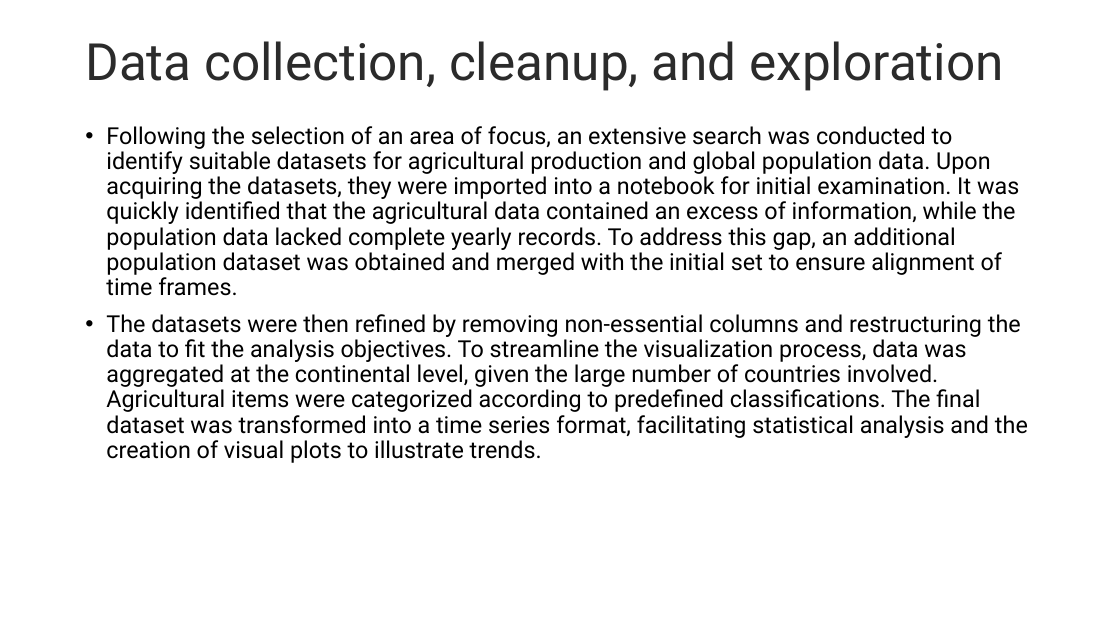
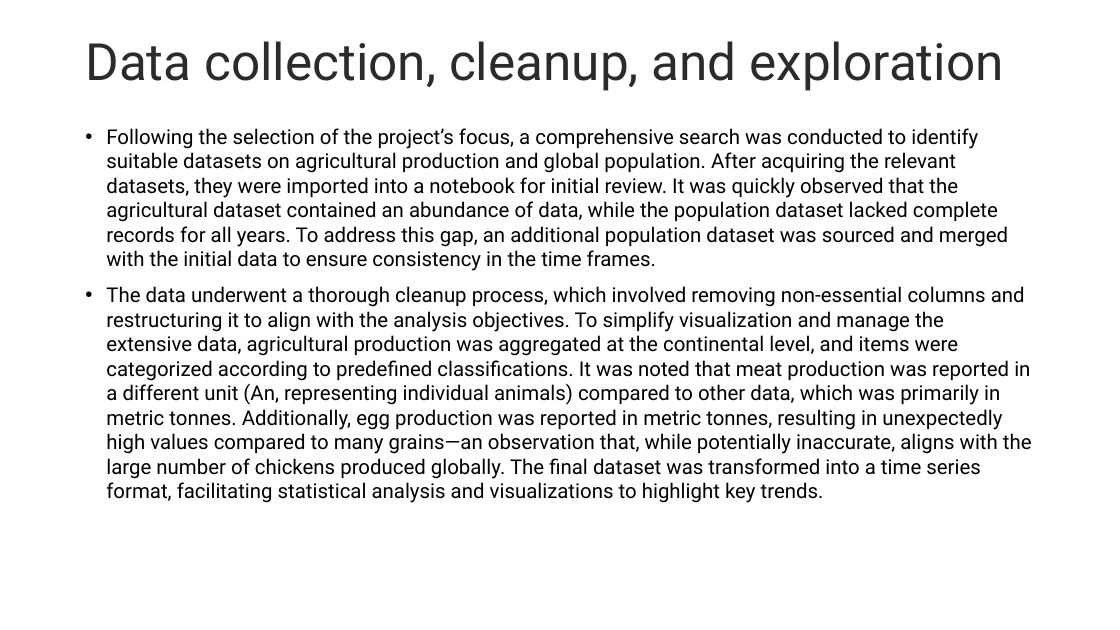
Before and after one commit to Corey-Holton/Project1, a slide deck: slide 3 of Working files/Group Project.pptx. Drawn at 1120x630 pixels with LibreOffice and Linux fonts; fonts in the diff are those of the drawing. Boxes give left, top, right and bottom in pixels: in the first picture for what was removed or moved away, otherwise in the second. Text is boxed around its words. In the diff, an @@ line names an element or a change of style, - is before the commit and + after.

Commit message:
Updated ppt with data cleanup and exploration slides

```diff
--- a/Working files/Group Project.pptx
+++ b/Working files/Group Project.pptx
@@ text at box(106, 128, 1032, 503): text changed; size 20 to 17.5 pt @@
-• Following the selection of an area of focus, an extensive search was conducted to identify suitable datasets for agricultural production and global population data. Upon acquiring the datasets, they were imported into a notebook for initial examination. It was quickly identified that the agricultural data contained an excess of information, while the population data lacked complete yearly records. To address this gap, an additional population dataset was obtained and merged with the initial set to ensure alignment of time frames.
-• The datasets were then refined by removing non-essential columns and restructuring the data to fit the analysis objectives. To streamline the visualization process, data was aggregated at the continental level, given the large number of countries involved. Agricultural items were categorized according to predefined classifications. The final dataset was transformed into a time series format, facilitating statistical analysis and the creation of visual plots to illustrate trends.
+• Following the selection of the project’s focus, a comprehensive search was conducted to identify suitable datasets on agricultural production and global population. After acquiring the relevant datasets, they were imported into a notebook for initial review. It was quickly observed that the agricultural dataset contained an abundance of data, while the population dataset lacked complete records for all years. To address this gap, an additional population dataset was sourced and merged with the initial data to ensure consistency in the time frames.
+• The data underwent a thorough cleanup process, which involved removing non-essential columns and restructuring it to align with the analysis objectives. To simplify visualization and manage the extensive data, agricultural production was aggregated at the continental level, and items were categorized according to predefined classifications. It was noted that meat production was reported in a different unit (An, representing individual animals) compared to other data, which was primarily in metric tonnes. Additionally, egg production was reported in metric tonnes, resulting in unexpectedly high values compared to many grains—an observation that, while potentially inaccurate, aligns with the large number of chickens produced globally. The final dataset was transformed into a time series format, facilitating statistical analysis and visualizations to highlight key trends.
```
Also in this commit, not shown: 1 other slide changed, 1 other file.
